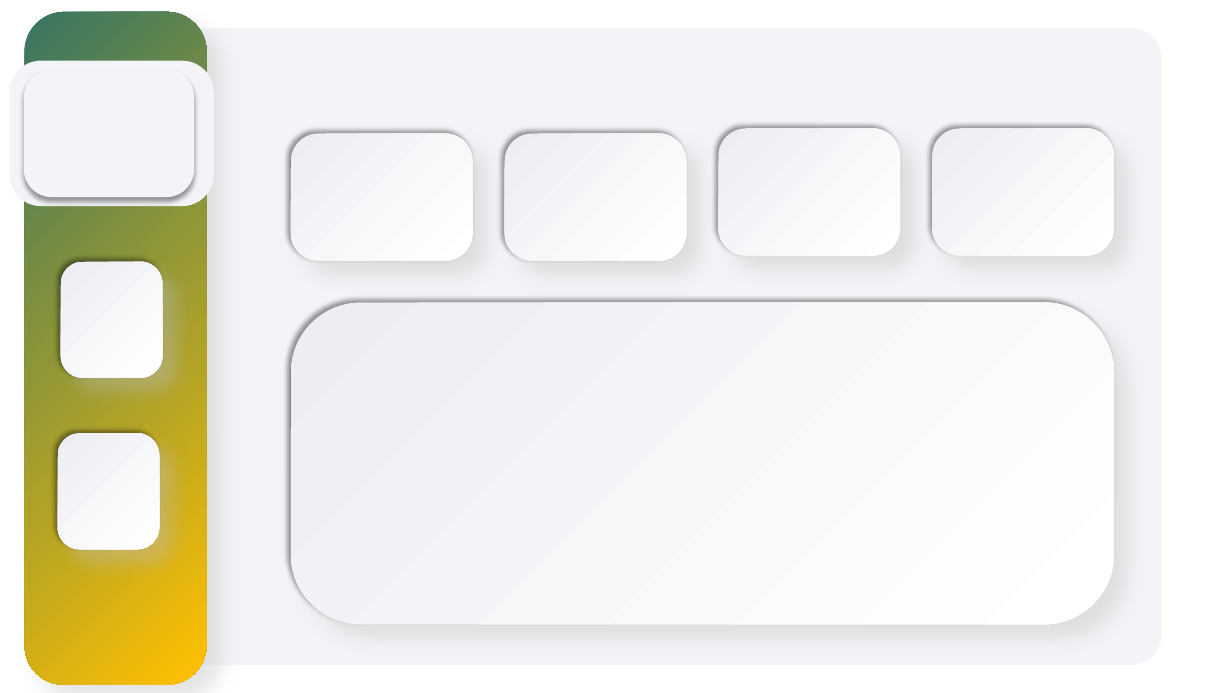
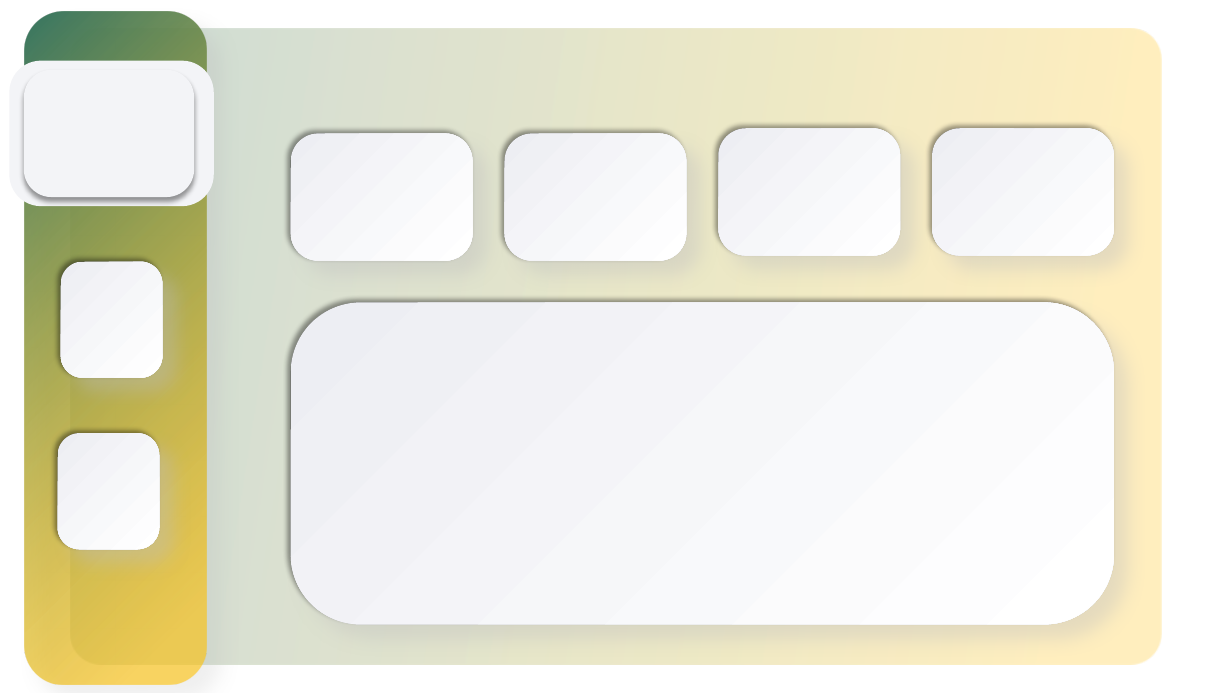
Before and after one commit to nasrulkhair/Full-Project, a slide deck: slide 1 of PPNJ/dashboard/bg creation.pptx. Drawn at 1232x693 pixels with LibreOffice and Linux fonts; fonts in the diff are those of the drawing. Boxes give left, top, right and bottom in pixels: in the first picture for what was removed or moved away, otherwise in the second. Text is boxed around its words. In the diff, an @@ line names an element or a change of style, - is before the commit and + after.

```diff
--- a/PPNJ/dashboard/bg creation.pptx
+++ b/PPNJ/dashboard/bg creation.pptx
@@ rounded rectangle at (25, 12, 207, 685): fill gradient #377562 to #FFC000 to #FD3D74 to #FCA2B5 to gradient #377562 to #FFC000 @@
@@ rounded rectangle at (70, 29, 1162, 665): fill #F3F4F7 to gradient #377562 to #FFC000 @@
```
Also in this commit, not shown: 26 other files.
